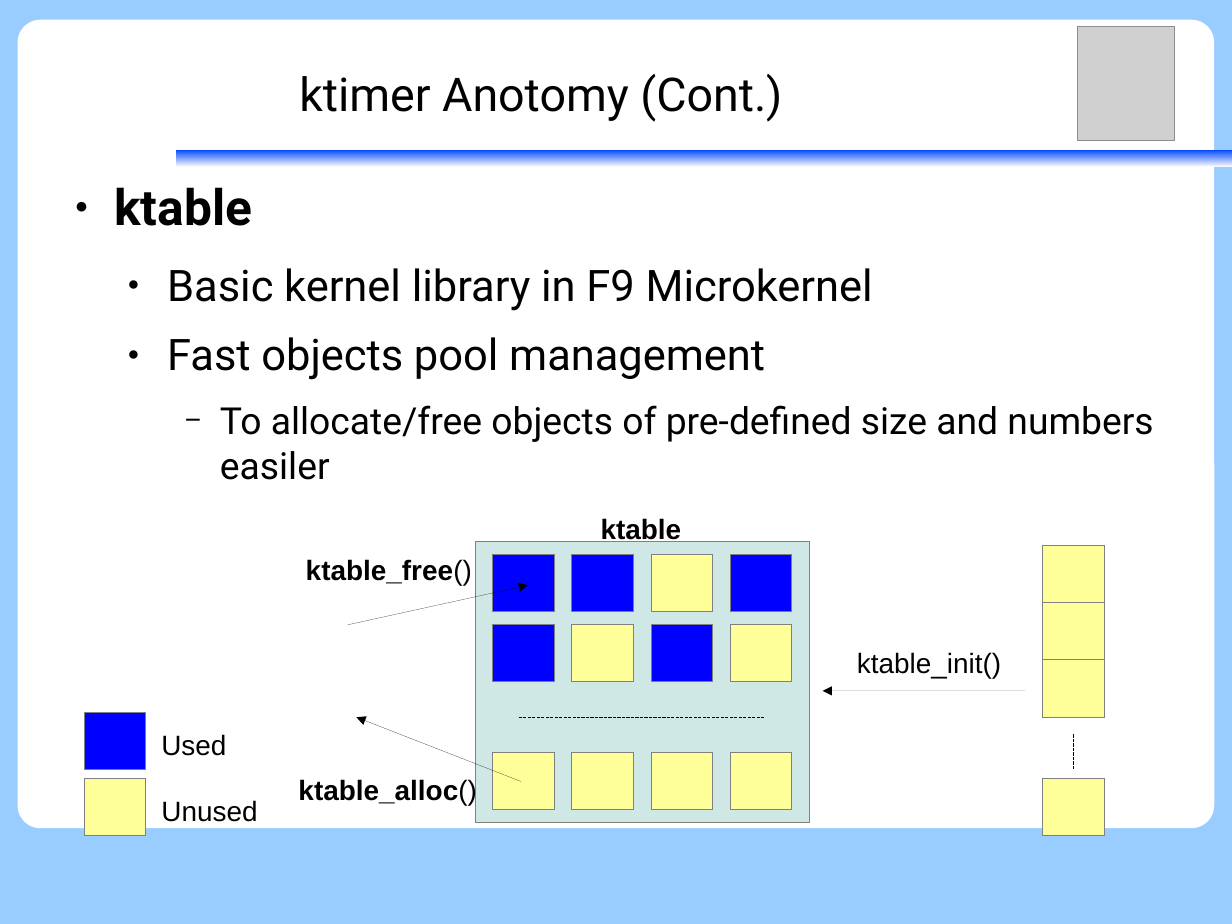
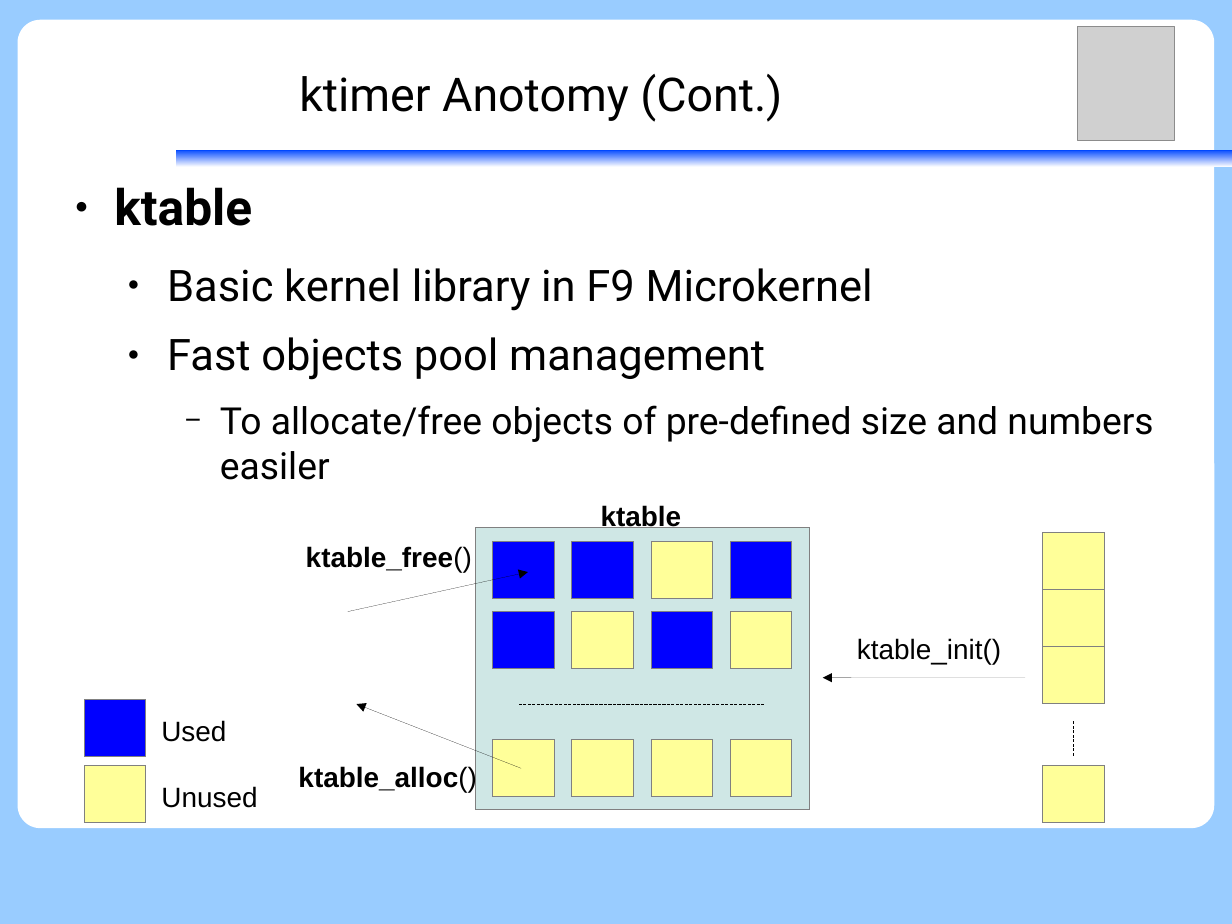
Before and after one commit to vh21/documents, a slide deck: slide 32 of ukernel/f9-microkernel-ktimer.odp (slide 31 before the commit). Drawn at 1232x924 pixels with LibreOffice and Linux fonts; fonts in the diff are those of the drawing; grey boxes stand for pictures. Boxes give left, top, right and bottom in pixels: in the first picture for what was removed or moved away, otherwise in the second. Text is boxed around its words. In the diff, an @@ line names an element or a change of style, - is before the commit and + after.

```diff
--- a/ukernel/f9-microkernel-ktimer.odp
+++ b/ukernel/f9-microkernel-ktimer.odp
@@ text "ktable_init()": place and size @@
-text "ktable_init()" at bbox=[857, 652, 1001, 678]
+text "ktable_init()" at bbox=[857, 638, 1001, 665]
@@ 19 rectangles, 5 texts, 3 arrows, 2 lines: place and size @@
-19 rectangles, 5 texts, 3 arrows, 2 lines at bbox=[84, 517, 1105, 836]
+19 rectangles, 5 texts, 3 arrows, 2 lines at bbox=[84, 504, 1105, 823]
```
Also in this commit, not shown: 7 other slides changed, 2 slides added.
